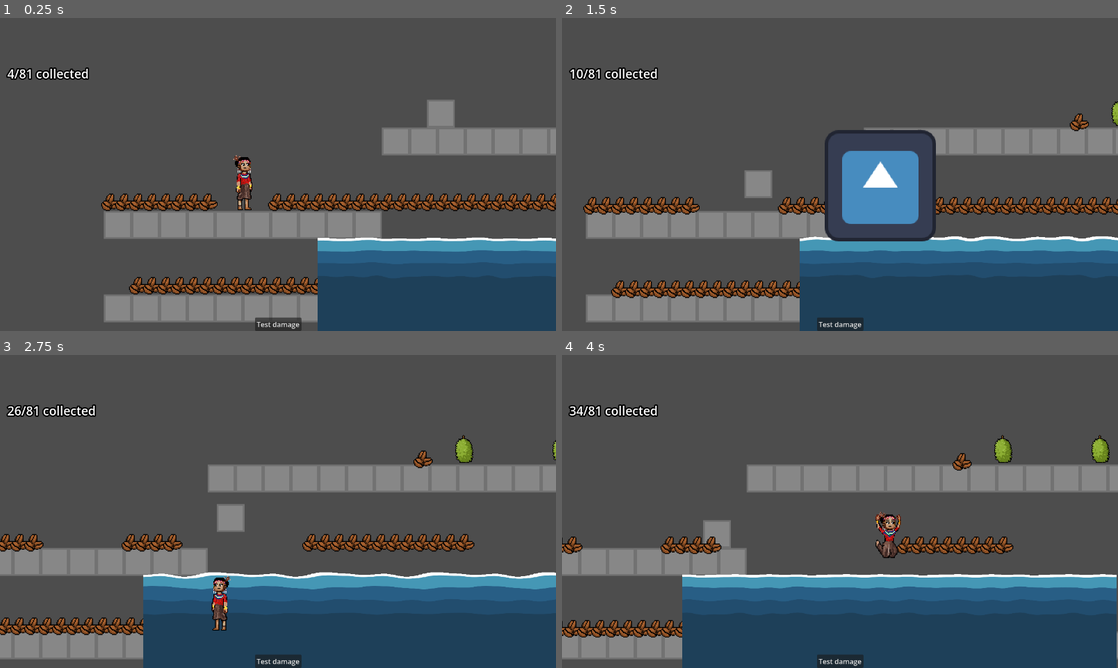
Above: before the commit, frames 1-4 (two rows, left to right).
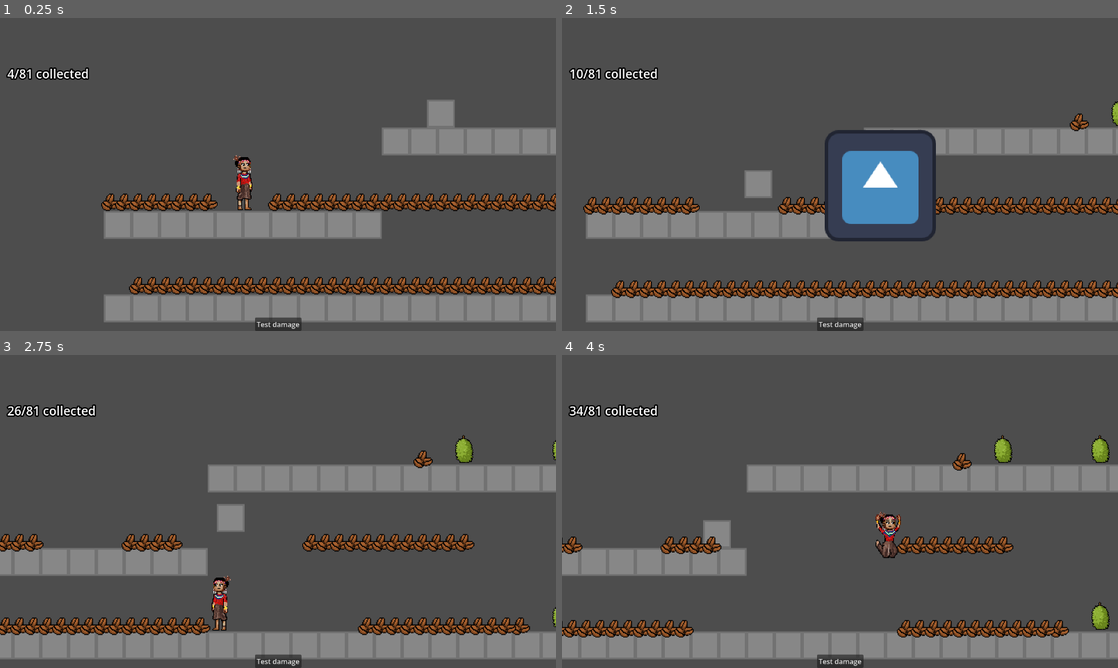
Above: after the commit, the same moments.

Repository: JumbledOne/RPHGameProject
Game: Godot game, scene res://scenes/game_scene/game_scene.tscn
Two runs of this game, one before a commit and one after it. Both use one fixed random seed, a clock stepped at 60 frames per second and the inputs below. The engine's default icon, where the game draws it, is replaced by a stand-in: a white triangle on a blue panel in a dark square.
Inputs:
- Up to frame 1 (0.25 s): no input
- Up to frame 2 (1.5 s): tap Enter at 0.5 s; hold I (ability) 0.53-1.28 s; hold D (right) from 0.53 s (still down); tap Space (jump) at 0.77 s; tap E (attack) at 1.35 s
- Up to frame 3 (2.75 s): tap Space (jump) at 1.52 s; release D (right) at 2.03 s; hold A (left) from 2.03 s (still down); hold I (ability) from 2.03 s (still down)
- Up to frame 4 (4 s): release A (left) at 2.78 s; release I (ability) at 2.78 s; hold D (right) from 2.78 s (still down); tap E (attack) at 2.85 s; tap Space (jump) at 3.02, 3.77 s; hold I (ability) from 3.53 s (still down)

The runs differ from the first frame. In frame 1, 13% of the frame differs, in the area x 57-100%, y 70-100%; in frame 2, 17%; in frame 3, 22%; in frame 4, 23%, in the area x 21-100%, y 70-100%.

Commit message:
Hid water in game scene

Diff:
--- a/src/scenes/game_scene/game_scene.tscn
+++ b/src/scenes/game_scene/game_scene.tscn
@@ -151,6 +151,7 @@
 tile_set = SubResource("TileSet_s16br")
 
 [node name="Water" parent="." unique_id=662158307 instance=ExtResource("10_dgii4")]
+visible = false
 offset_left = 214.0
 offset_top = -85.0
 offset_right = 714.0
--- /dev/null
+++ b/src/scripts/background/background.tscn
@@ -0,0 +1,4 @@
+[gd_scene format=3 uid="uid://73qqhe04mof4"]
+
+[node name="Background" type="CanvasLayer" unique_id=116955748]
+layer = -1
